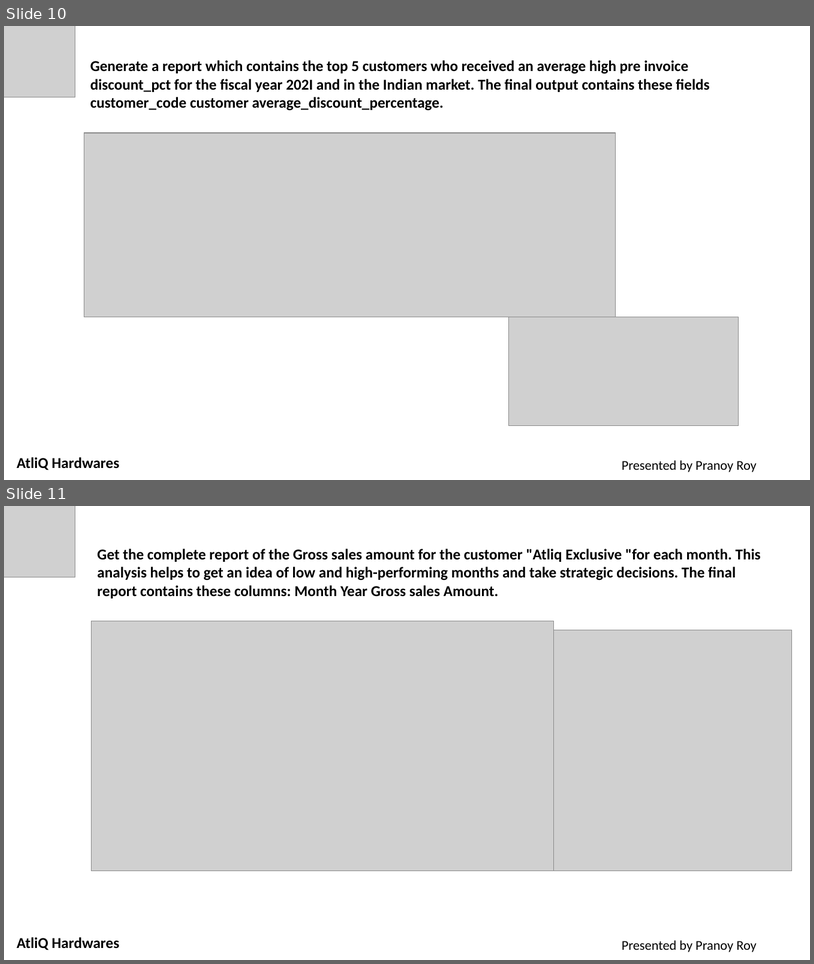
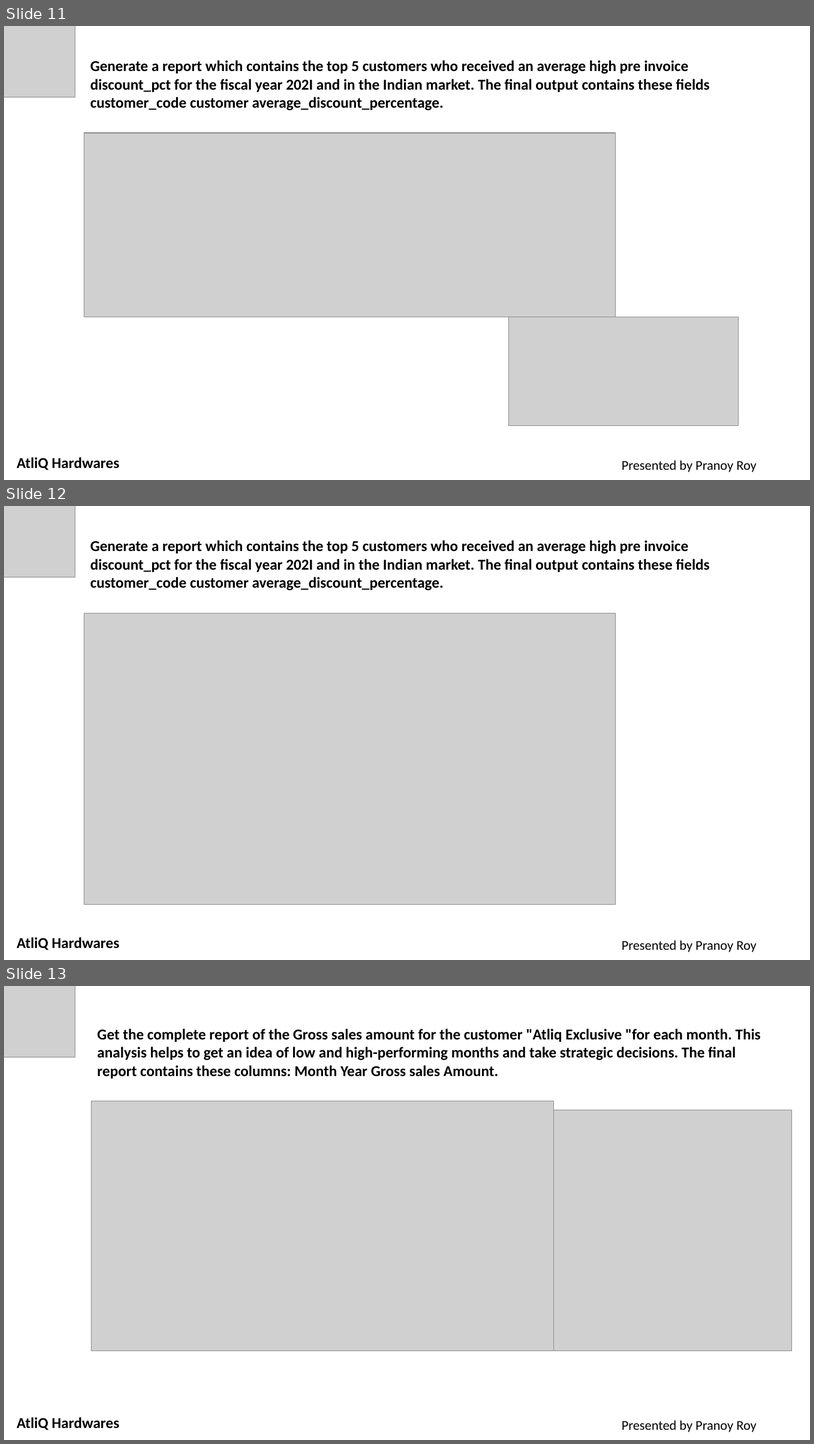
Before and after one commit to pranoy100/Consumer-Goods-AD_Hoc-Analysis--SQL-Project, a slide deck: Consumer Goods Analysis - SQL project.pptx. Shown one above the other, each under a label of ours: slides 10 and 11 before the commit, slides 11, 12 and 13 after it. The pictures are 814x964 and 814x1444 pixels, drawn with LibreOffice and Linux fonts; fonts in the diff are those of the drawing; grey boxes stand for pictures. Boxes give left, top, right and bottom in pixels: in the first picture for what was removed or moved away, otherwise in the second. Text is boxed around its words. In the diff, an @@ line names an element or a change of style, - is before the commit and + after.

```diff
--- a/Consumer Goods Analysis - SQL project.pptx
+++ b/Consumer Goods Analysis - SQL project.pptx
@@ slide 12 added at (x1=4, y1=506, x2=810, y2=960), background #FFFFFF @@
@@ picture added at (x1=4, y1=506, x2=75, y2=577) @@
@@ text added at (x1=90, y1=540, x2=710, y2=591), 18 pt, text #000000, bold @@
+Generate a report which contains the top 5 customers who received an average high pre invoice discount_pct for the fiscal year 202I and in the Indian market. The final output contains these fields
+customer_code customer average_discount_percentage.
@@ picture added at (x1=84, y1=613, x2=616, y2=904) @@
@@ text added at (x1=17, y1=937, x2=120, y2=950), 18 pt, text #000000, bold @@
+AtliQ Hardwares
@@ text added at (x1=622, y1=940, x2=756, y2=952), 16 pt, text #000000 @@
+Presented by Pranoy Roy
@@ what was slide 10 is now slide 11 @@
@@ what was slide 11 is now slide 13 @@
```
Also in this commit, not shown: 1 slide changed, 3 other slides added.
